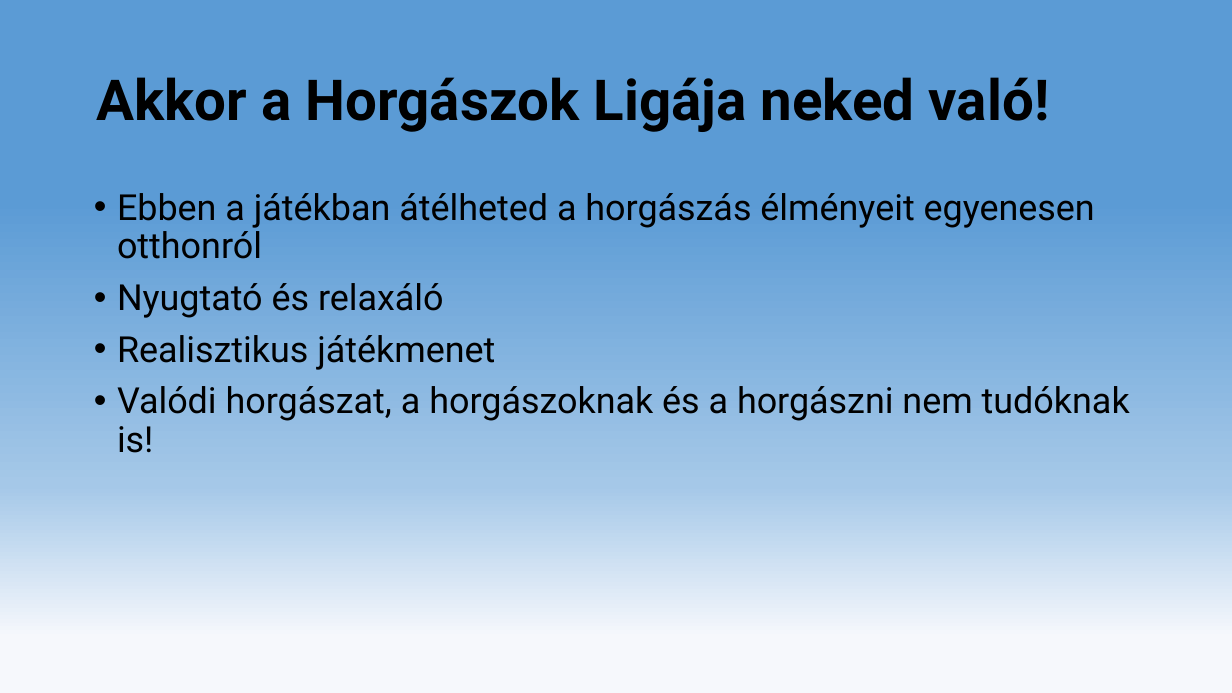
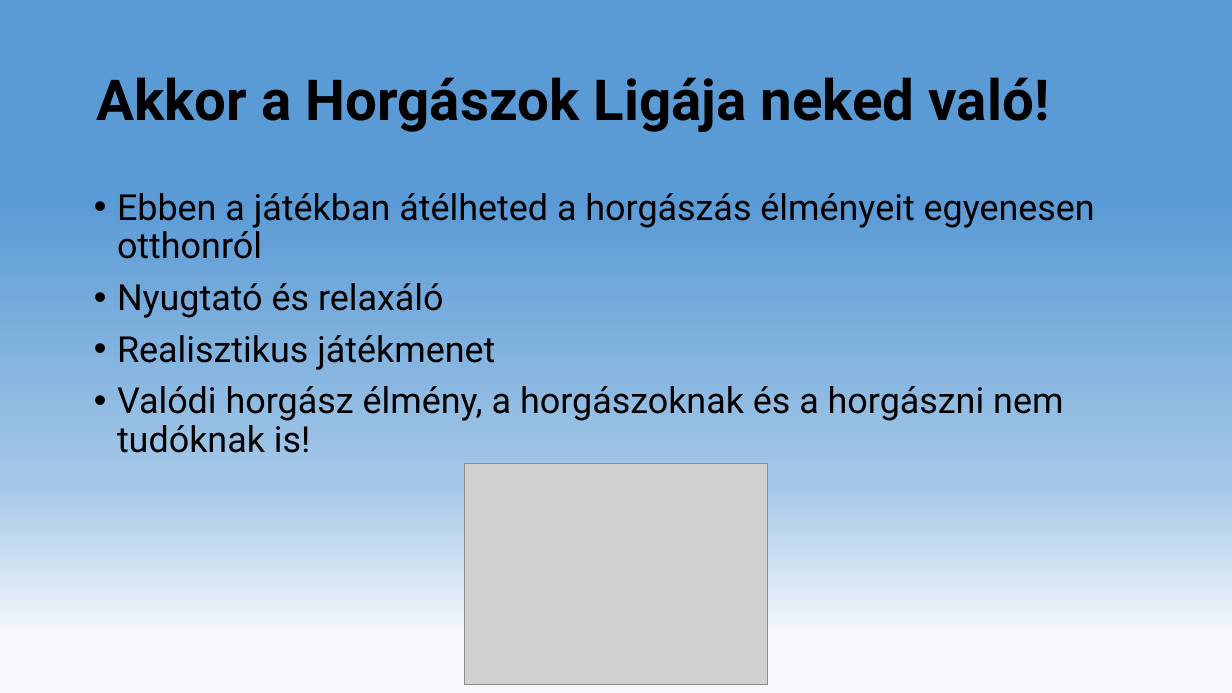
Before and after one commit to zalan0815/fishing_sim, a slide deck: slide 3 of Horgász szimulátor.pptx. Drawn at 1232x693 pixels with LibreOffice and Linux fonts; fonts in the diff are those of the drawing; grey boxes stand for pictures; background and template pictures are left out. Boxes give left, top, right and bottom in pixels: in the first picture for what was removed or moved away, otherwise in the second. Text is boxed around its words. In the diff, an @@ line names an element or a change of style, - is before the commit and + after.

Commit message:
asd

```diff
--- a/Horgász szimulátor.pptx
+++ b/Horgász szimulátor.pptx
@@ text at [117,386,1063,453]: text changed @@
-• Valódi horgászat, a horgászoknak és a horgászni nem tudóknak is!
+• Valódi horgász élmény, a horgászoknak és a horgászni nem tudóknak is!
@@ picture added at [465,463,767,684] @@
```
Also in this commit, not shown: 2 slides added.
